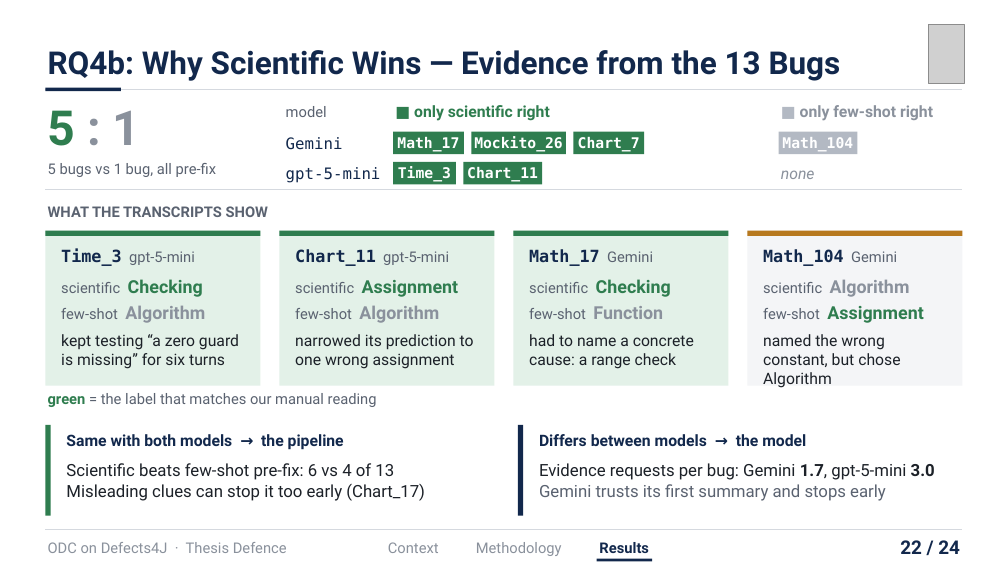
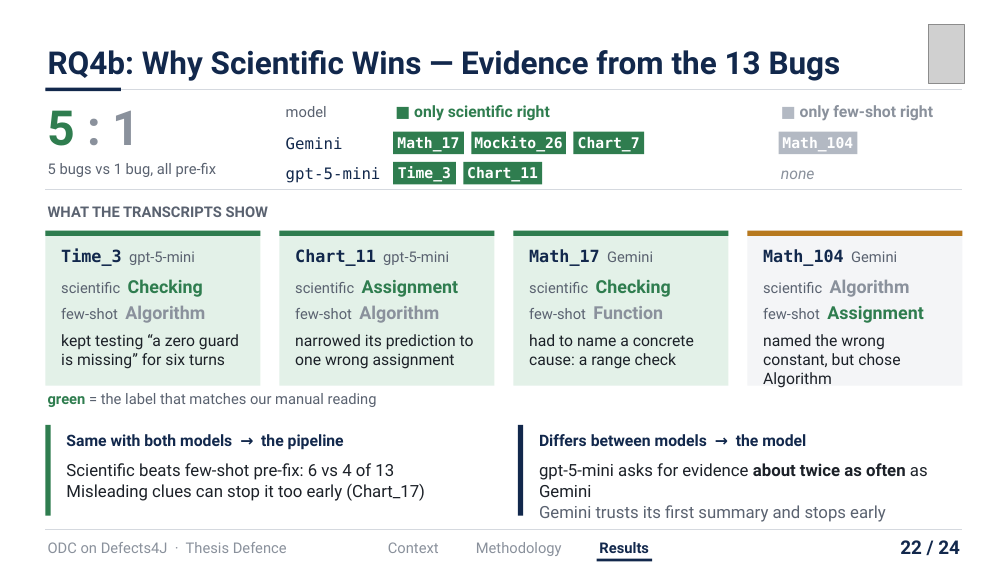
Before and after one commit to hasin023/d4j_odc_implementation, a slide deck: slide 22 of iut_submissions/presentation/Defence/SWE_Orthogonal Defect Classification on Defects4J Using an LLM-Driven Scientific Approach_presentation.pptx. Drawn at 1008x567 pixels with LibreOffice and Linux fonts; fonts in the diff are those of the drawing; grey boxes stand for pictures. Boxes give left, top, right and bottom in pixels: in the first picture for what was removed or moved away, otherwise in the second. Text is boxed around its words. In the diff, an @@ line names an element or a change of style, - is before the commit and + after.

```diff
--- a/iut_submissions/presentation/Defence/SWE_Orthogonal Defect Classification on Defects4J Using an LLM-Driven Scientific Approach_presentation.pptx
+++ b/iut_submissions/presentation/Defence/SWE_Orthogonal Defect Classification on Defects4J Using an LLM-Driven Scientific Approach_presentation.pptx
@@ text at [539,463,928,497]: text changed @@
-Evidence requests per bug: Gemini 1.7, gpt-5-mini 3.0
+gpt-5-mini asks for evidence about twice as often as Gemini
```
Also in this commit, not shown: 6 other slides changed, 4 other files.
